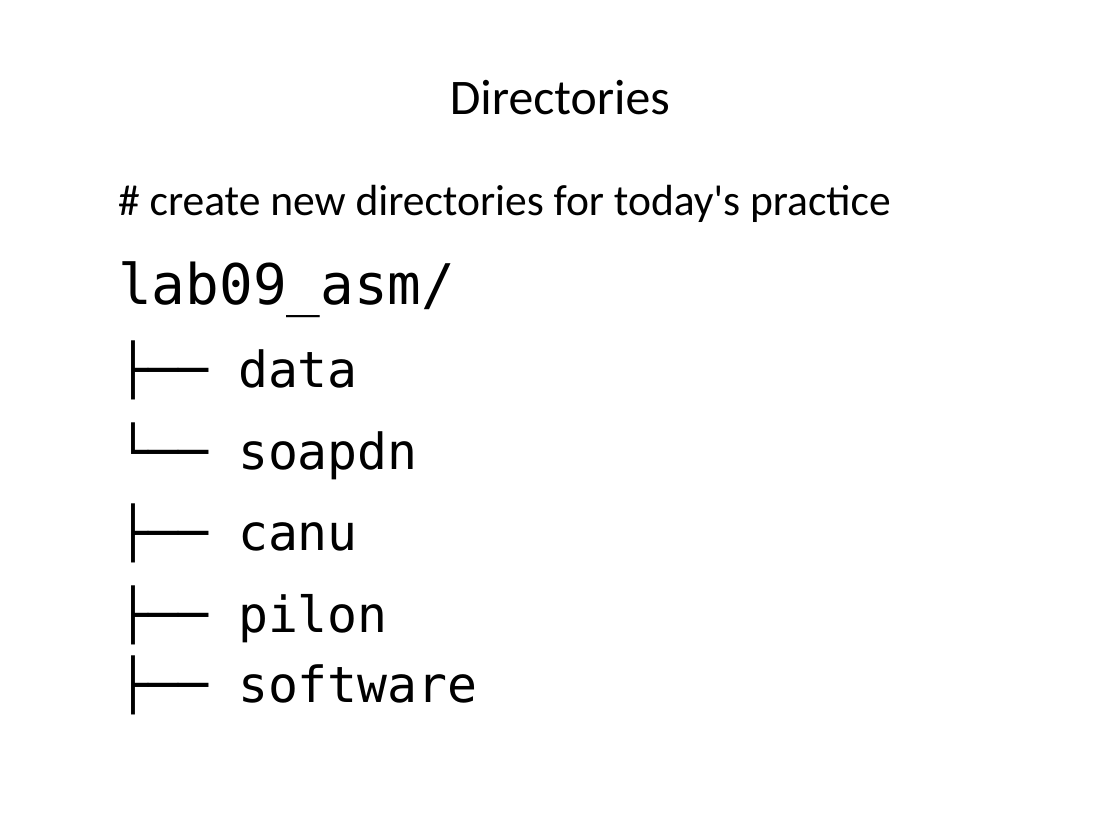
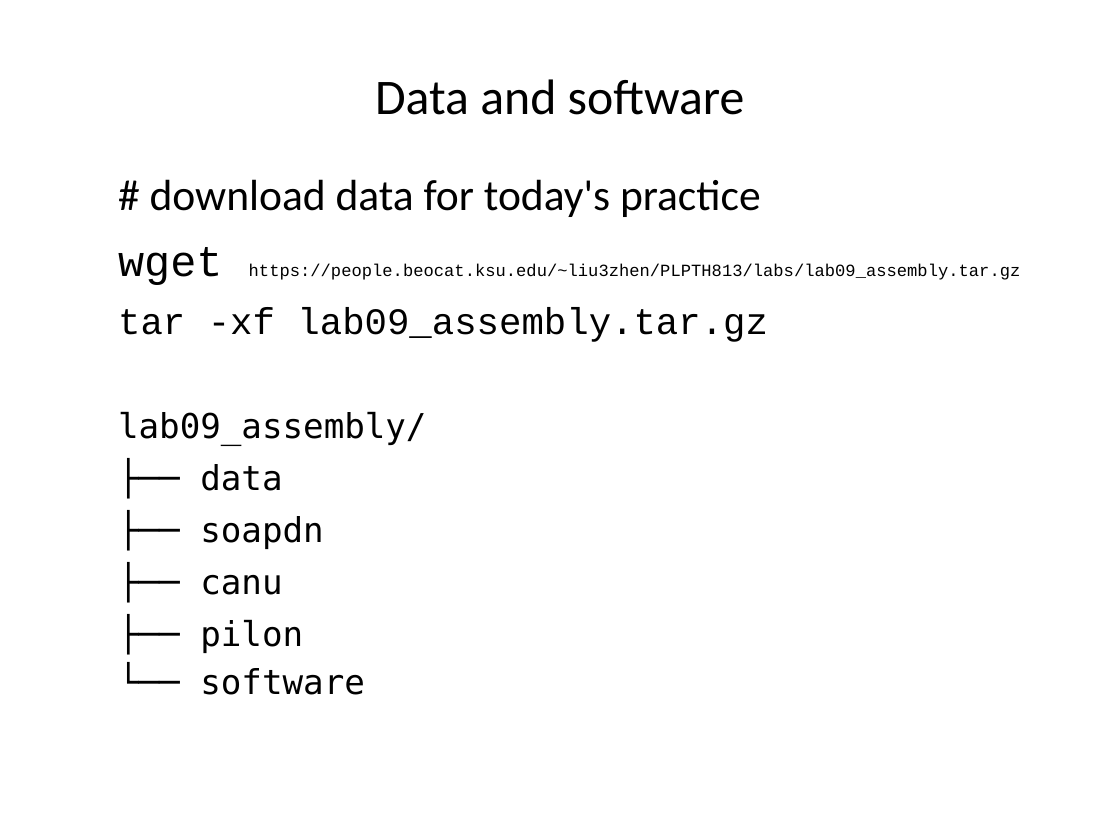
Before and after one commit to liu3zhenlab/teaching, a slide deck: slide 3 of PLPTH813Bioinformatis/2023/labs/lab09_assembly.pptx. Drawn at 1120x840 pixels with LibreOffice and Linux fonts; fonts in the diff are those of the drawing. Boxes give left, top, right and bottom in pixels: in the first picture for what was removed or moved away, otherwise in the second. Text is boxed around its words. In the diff, an @@ line names an element or a change of style, - is before the commit and + after.

```diff
--- a/PLPTH813Bioinformatis/2023/labs/lab09_assembly.pptx
+++ b/PLPTH813Bioinformatis/2023/labs/lab09_assembly.pptx
@@ title at (x1=375, y1=79, x2=745, y2=115): text changed @@
-Directories
+Data and software
@@ text at (x1=118, y1=179, x2=1021, y2=446): text changed; size 28 to 11 pt; font Calibri to Courier New @@
-# create new directories for today's practice
-lab09_asm/
+# download data for today's practice
+wget https://people.beocat.ksu.edu/~liu3zhen/PLPTH813/labs/lab09_assembly.tar.gz
+tar -xf lab09_assembly.tar.gz
+lab09_assembly/
@@ text at (x1=200, y1=464, x2=303, y2=653): size 32 to 22 pt in "├── data", "├── canu", "├── pilon"; line spacing 1.2 to 1.1; less space between paragraphs @@
@@ text at (x1=200, y1=516, x2=323, y2=549): text changed; size 32 to 22 pt @@
-└── soapdn
+├── soapdn
@@ text at (x1=200, y1=668, x2=365, y2=695): text changed; size 32 to 22 pt @@
-├── software
+└── software
```
Also in this commit, not shown: 6 other slides changed, 2 other files.
